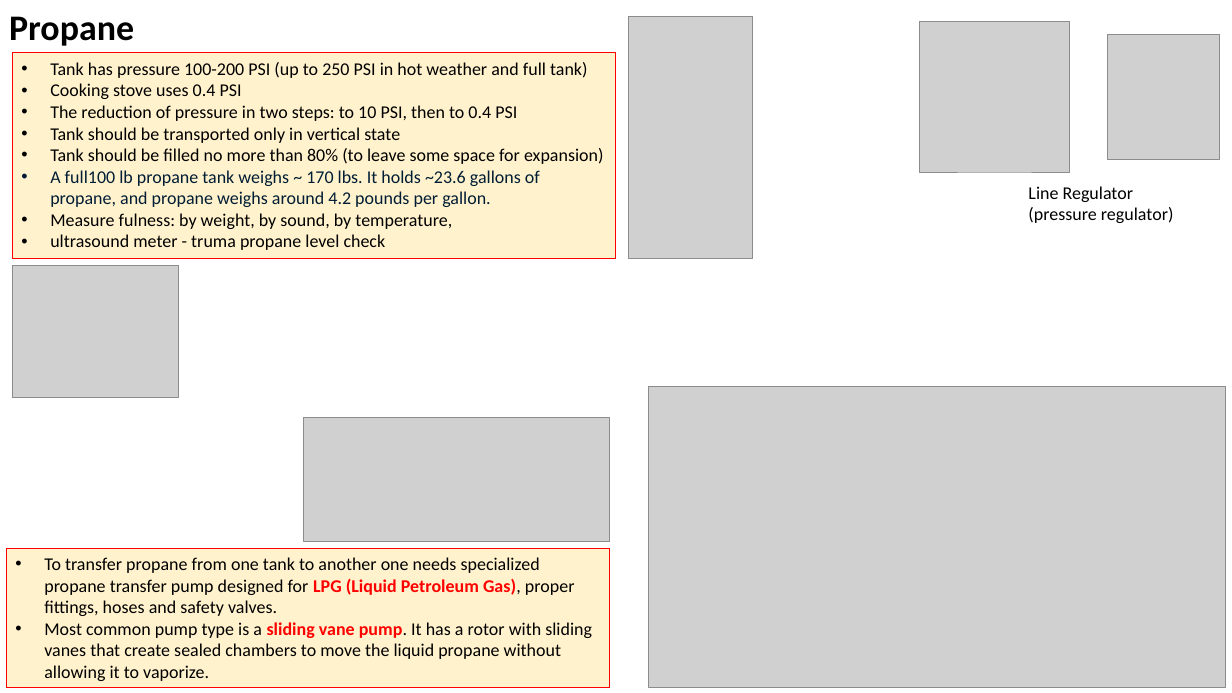
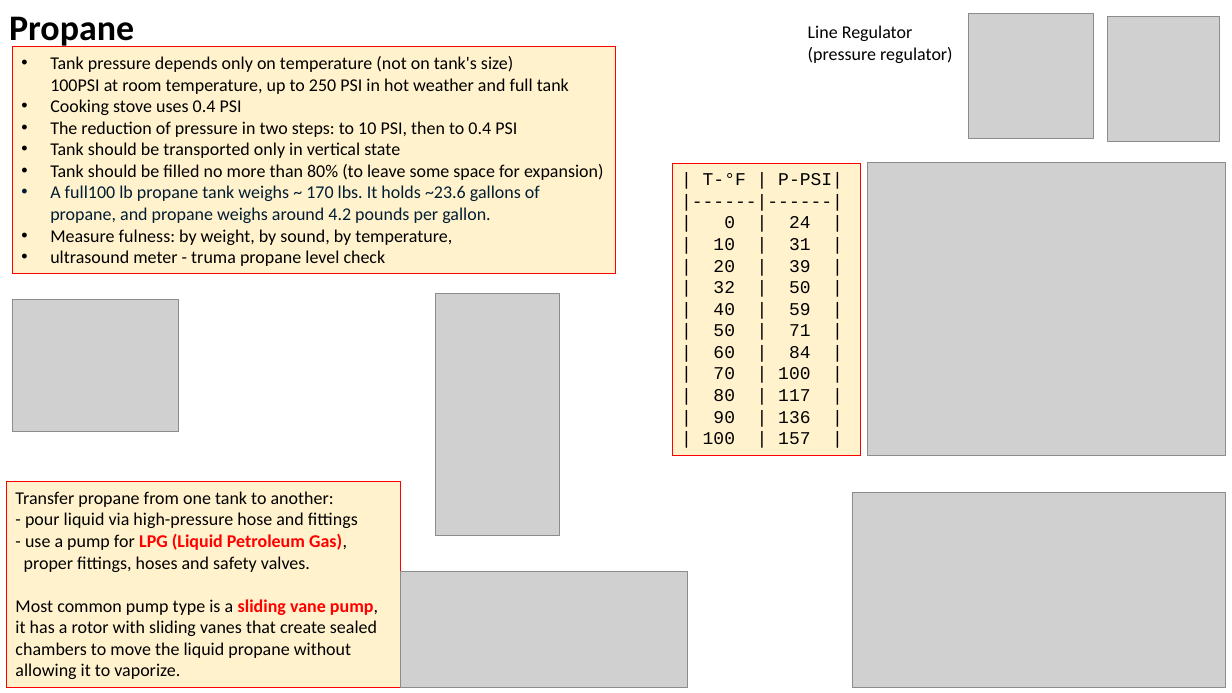
Before and after one commit to lselector/misc_farm, a slide deck: slide 2 of misc/propane.pptx. Drawn at 1232x693 pixels with LibreOffice and Linux fonts; fonts in the diff are those of the drawing; grey boxes stand for pictures. Boxes give left, top, right and bottom in pixels: in the first picture for what was removed or moved away, otherwise in the second. Text is boxed around its words. In the diff, an @@ line names an element or a change of style, - is before the commit and + after.

Commit message:
update

```diff
--- a/misc/propane.pptx
+++ b/misc/propane.pptx
@@ text "Line Regulator": place and size @@
-text "Line Regulator" at [1028,186,1174,223]
+text "Line Regulator" at [808,25,953,63]
@@ picture: place and size @@
-picture at [920,21,1070,172]
+picture at [969,13,1093,138]
@@ picture: place and size @@
-picture at [1108,34,1220,159]
+picture at [1108,16,1220,140]
@@ rectangle "Tank pressure depends only on ...": place and size @@
-rectangle "Tank pressure depends only on ..." at [12,53,616,258]
+rectangle "Tank pressure depends only on ..." at [12,47,616,274]
@@ text in rectangle at [50,56,569,94]: text changed @@
-• Tank has pressure 100-200 PSI (up to 250 PSI in hot weather and full tank)
+• Tank pressure depends only on temperature (not on tank's size)
+  100PSI at room temperature, up to 250 PSI in hot weather and full tank
@@ rectangle added at [672,164,860,456], fill #FFF2CC, outline #FF0000 0.75 pt, 14 pt, text #000000 @@
+| T-°F | P-PSI|
+|------|------|
+| 0 | 24 |
+| 10 | 31 |
+| 20 | 39 |
+| 32 | 50 |
+| 40 | 59 |
+| 50 | 71 |
+| 60 | 84 |
+| 70 | 100 |
+| 80 | 117 |
+| 90 | 136 |
+| 100 | 157 |
@@ picture added at [868,163,1226,455] @@
@@ picture: place and size @@
-picture at [628,16,752,258]
+picture at [436,294,560,536]
@@ picture: place and size @@
-picture at [12,266,178,398]
+picture at [12,300,178,433]
@@ rectangle "Transfer propane from one tank ...": place and size @@
-rectangle "Transfer propane from one tank ..." at [6,548,610,688]
+rectangle "Transfer propane from one tank ..." at [6,482,401,687]
@@ text in rectangle at [15,491,378,679]: text changed @@
-• To transfer propane from one tank to another one needs specialized propane transfer pump designed for LPG (Liquid Petroleum Gas), proper fittings, hoses and safety valves.
-• Most common pump type is a sliding vane pump. It has a rotor with sliding vanes that create sealed chambers to move the liquid propane without allowing it to vaporize.
+Transfer propane from one tank to another:
+- pour liquid via high-pressure hose and fittings
+- use a pump for LPG (Liquid Petroleum Gas),
+proper fittings, hoses and safety valves.
+Most common pump type is a sliding vane pump, it has a rotor with sliding vanes that create sealed chambers to move the liquid propane without allowing it to vaporize.
@@ picture: place and size @@
-picture at [649,386,1226,687]
+picture at [853,493,1226,687]
@@ picture: place and size @@
-picture at [304,418,610,542]
+picture at [401,571,689,688]
```
Also in this commit, not shown: 1 other slide changed, 3 slides added.
